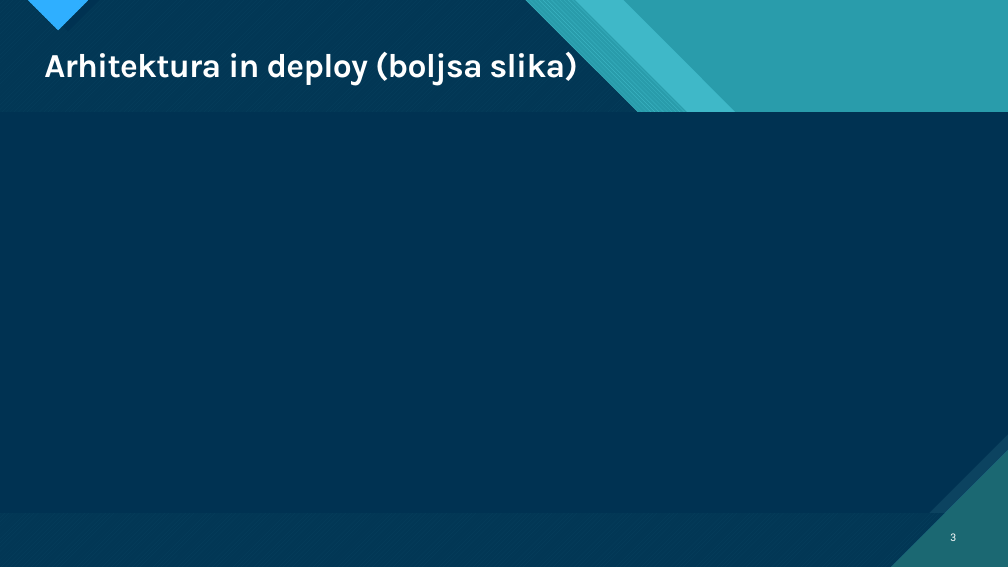
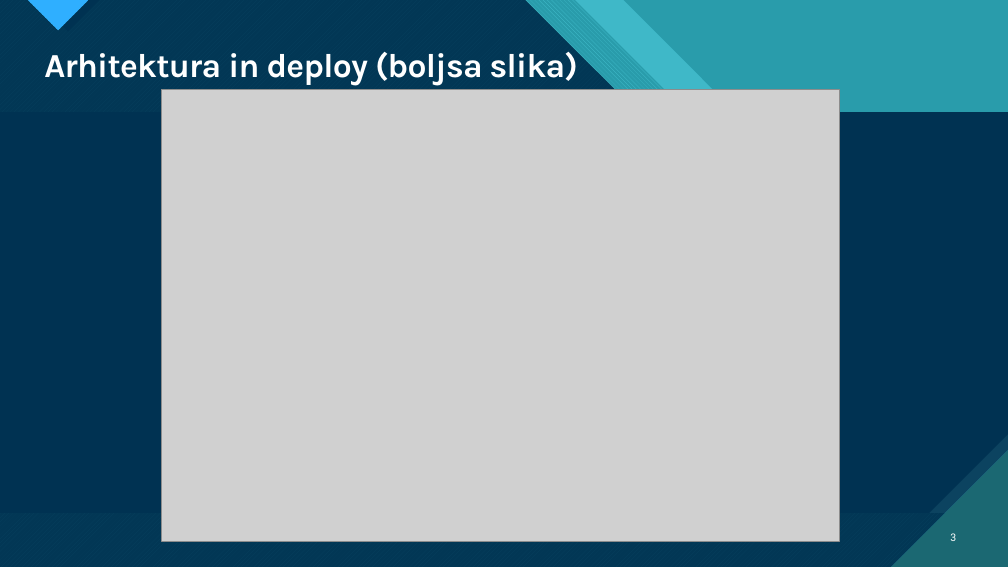
Before and after one commit to Luka-Petek/SkillBoost, a slide deck: slide 3 of skillboost/_PROMOCIJA/SkillBoostPredstavitev.pptx. Drawn at 1008x567 pixels with LibreOffice and Linux fonts; fonts in the diff are those of the drawing; grey boxes stand for pictures; background and template pictures are left out; a plain dark background stands for a picture behind light text. Boxes give left, top, right and bottom in pixels: in the first picture for what was removed or moved away, otherwise in the second. Text is boxed around its words. In the diff, an @@ line names an element or a change of style, - is before the commit and + after.

```diff
--- a/skillboost/_PROMOCIJA/SkillBoostPredstavitev.pptx
+++ b/skillboost/_PROMOCIJA/SkillBoostPredstavitev.pptx
@@ background picture (left out) to #47C3D3 @@
@@ picture added at [162, 89, 839, 541] @@
```
Also in this commit, not shown: 5 other files.
